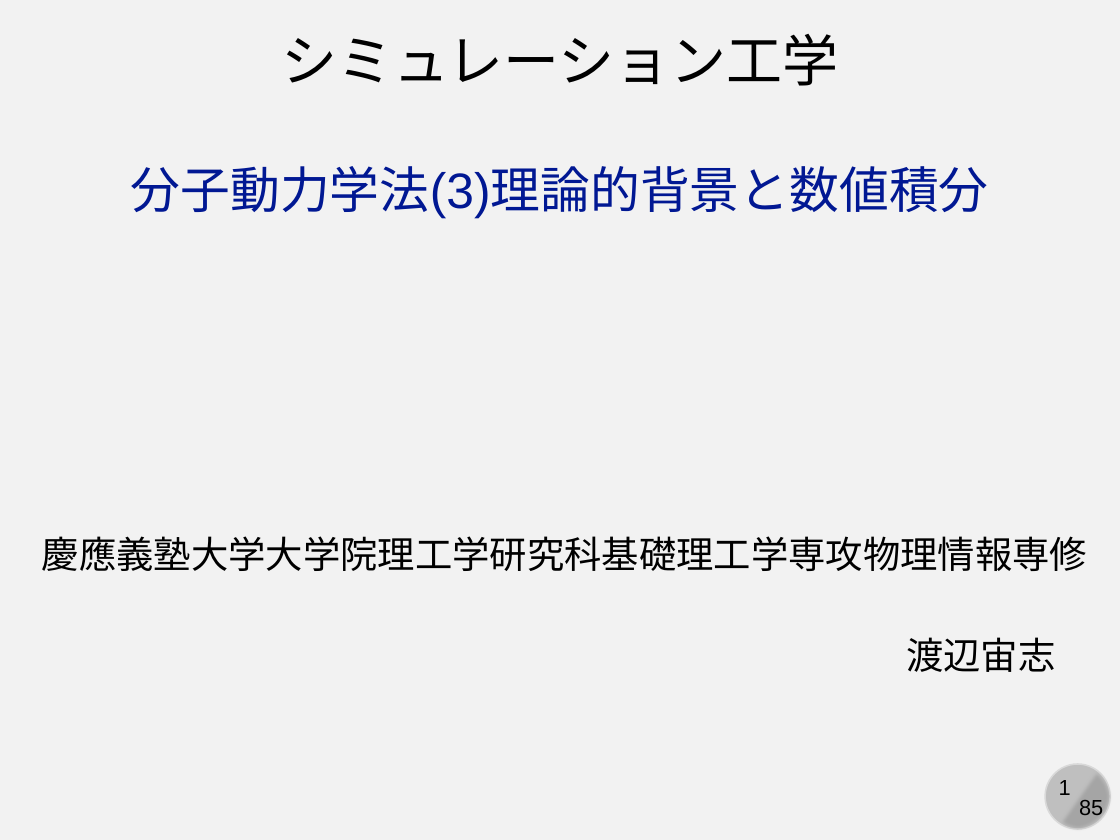
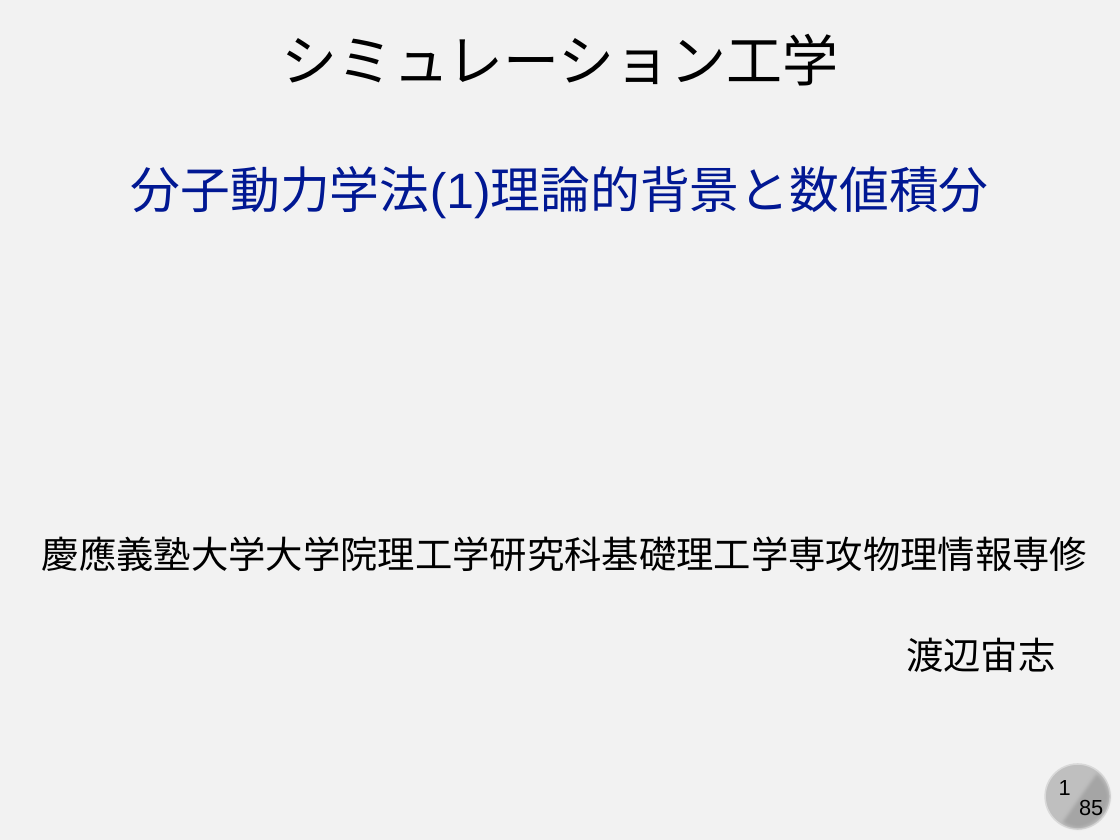
Before and after one commit to kaityo256/simulation_engineering, a slide deck: slide 1 of 05_md_basic/simulation05.pptx. Drawn at 1120x840 pixels with LibreOffice and Linux fonts; fonts in the diff are those of the drawing. Boxes give left, top, right and bottom in pixels: in the first picture for what was removed or moved away, otherwise in the second. Text is boxed around its words. In the diff, an @@ line names an element or a change of style, - is before the commit and + after.

Commit message:
:memo: updates

```diff
--- a/05_md_basic/simulation05.pptx
+++ b/05_md_basic/simulation05.pptx
@@ text at [131,166,989,219]: text changed @@
-分子動力学法(3)理論的背景と数値積分
+分子動力学法(1)理論的背景と数値積分
```
